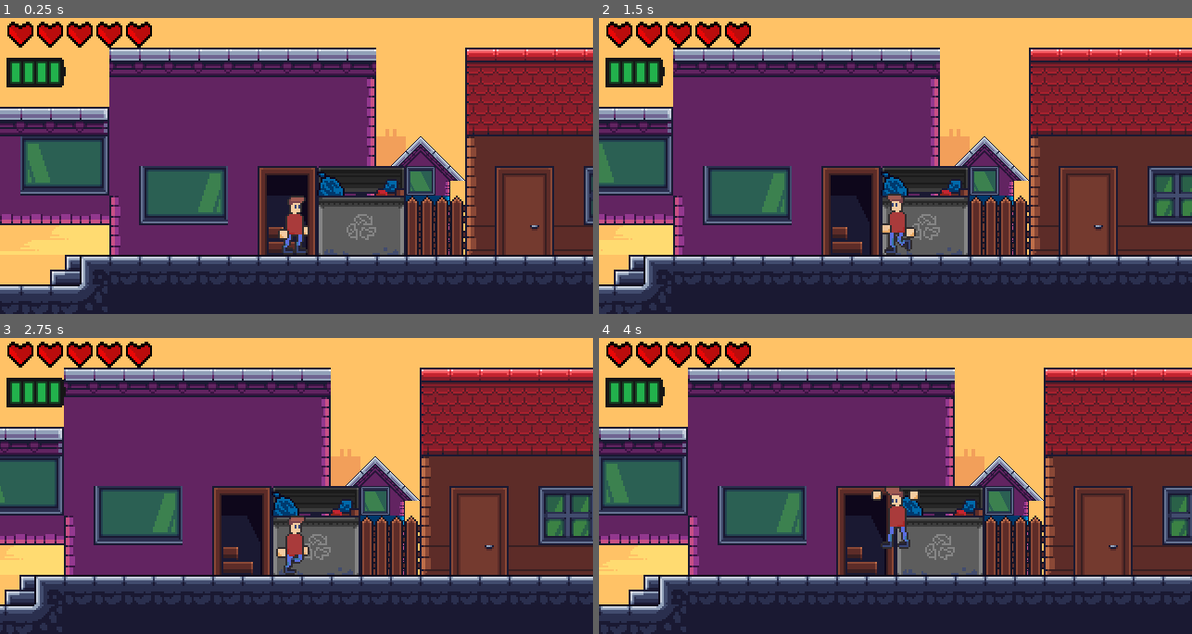
Above: before the commit, frames 1-4 (two rows, left to right).
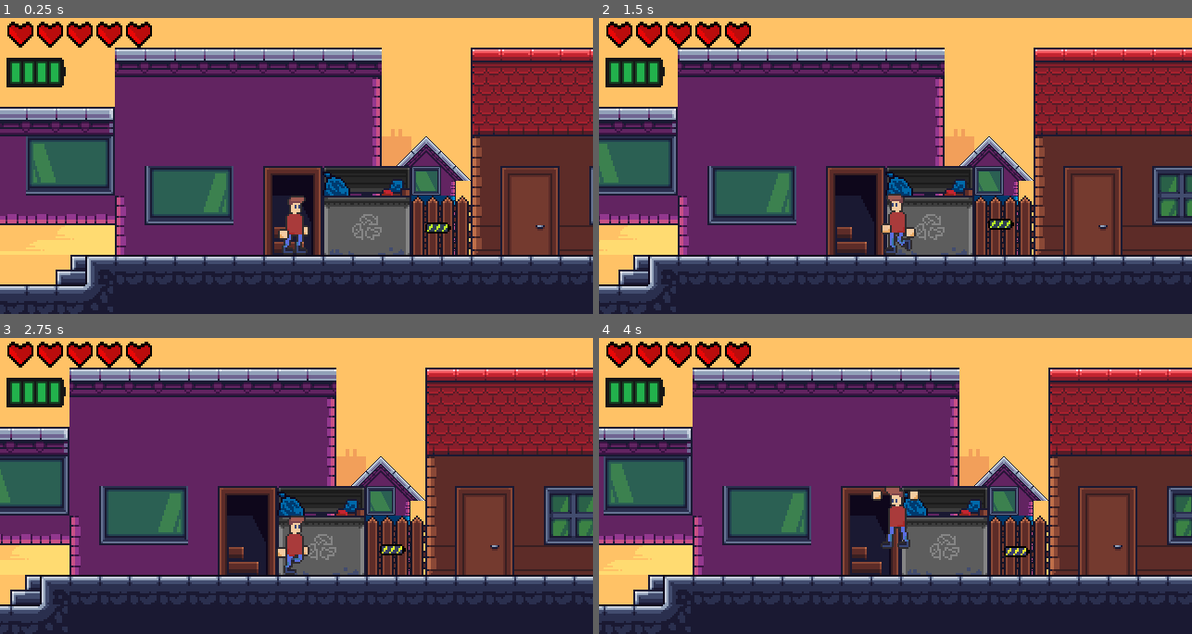
Above: after the commit, the same moments.

Repository: Glow-Project/LostTech
Game: Godot game, scene res://Levels/Level2/Level2.tscn
Two runs of this game, one before a commit and one after it. Both use one fixed random seed, a clock stepped at 60 frames per second and the inputs below. This scene is started directly instead of the project's main scene. Sound files missing from this copy of the repository are replaced by a short silence.
Inputs:
- Up to frame 1 (0.25 s): no input
- Up to frame 2 (1.5 s): tap Enter (ui_accept) at 0.5, 0.77, 1.07 s; hold Right (ui_right) 0.53-1.28 s; tap 1 (1) at 0.6 s; tap 2 (2) at 0.8, 1.35 s; hold Left (ui_left) from 1.28 s (still down)
- Up to frame 3 (2.75 s): tap Enter (ui_accept) at 1.52, 1.82, 2.3 s; tap 3 (3) at 1.55, 2.1 s; release Left (ui_left) at 2.03 s; hold Right (ui_right) from 2.03 s (still down)
- Up to frame 4 (4 s): release Right (ui_right) at 2.78 s; hold Up (ui_up) 2.78-3.53 s; tap Enter (ui_accept) at 2.85, 3.02, 3.32, 3.77 s; tap 1 (1) at 3.05, 3.6 s; hold Left (ui_left) from 3.53 s (still down); tap 2 (2) at 3.8 s

The runs differ from the first frame. In frame 1, 19% of the frame differs, in the area x 0-100%, y 10-100%; in frame 2, 18%; in frame 3, 20%; in frame 4, 18%.

Commit message:
polished

Diff:
--- a/Camera/Camera.tscn
+++ b/Camera/Camera.tscn
@@ -4,6 +4,7 @@
 [ext_resource path="res://HUD/HUD.tscn" type="PackedScene" id=2]
 
 [node name="Camera" type="Camera2D"]
+z_index = 1
 current = true
 script = ExtResource( 1 )
 
--- a/GUI/Exit/Exit.tscn
+++ b/GUI/Exit/Exit.tscn
@@ -35,6 +35,7 @@
 frames = SubResource( 4 )
 animation = "idle"
 speed_scale = 0.5
+playing = true
 
 [connection signal="body_entered" from="." to="." method="_on_Exit_body_entered"]
 [connection signal="body_exited" from="." to="." method="_on_Exit_body_exited"]
--- a/GUI/Finish/Finish.gd
+++ b/GUI/Finish/Finish.gd
@@ -3,6 +3,8 @@
 func _ready():
 	get_node("../HUD").queue_free()
 	LevelSwitch.update_to_next_level()
+	SaveData.achieved_levels.append(LevelSwitch.current_level_number)
+	SaveData.save_data()
 
 func _on_Menu_pressed():
 	Global.is_paused = false
--- a/Items/Walkman/Walkman.gd
+++ b/Items/Walkman/Walkman.gd
@@ -9,22 +9,20 @@
 }
 
 func _process(delta):
-	if (!paused && !current_song.playing):
-		current_song.play()
 	if (!paused):
 		get_parent().load_battery(-delta*required_energy[current_song.name])
 
 func play_song(name):
 	current_song = get_node(name)
-	current_song.play()
-	paused = false
-	proceed_effect(name, true)
+	$Start.play()
 
 func stop_song():
-	current_song.stop()
-	paused = true
-	proceed_effect(current_song.name, false)
-	current_song = null
+	if (current_song != null):
+		current_song.stop()
+		$End.play()
+		paused = true
+		proceed_effect(current_song.name, false)
+		current_song = null
 
 func proceed_effect(name, on):
 	if (on == true):
@@ -41,3 +39,8 @@
 			Global.GRAVITY = 3
 		elif (name == "Techno"):
 			get_parent().SPEED = get_parent().SPEED / 2
+
+func _on_Start_finished():
+	current_song.play()
+	proceed_effect(current_song.name, true)
+	paused = false
--- a/Items/Walkman/Walkman.tscn
+++ b/Items/Walkman/Walkman.tscn
@@ -1,9 +1,11 @@
-[gd_scene load_steps=5 format=2]
+[gd_scene load_steps=7 format=2]
 
 [ext_resource path="res://Items/Walkman/Walkman.gd" type="Script" id=1]
 [ext_resource path="res://Items/Walkman/classic_stuff.wav" type="AudioStream" id=2]
 [ext_resource path="res://Items/Walkman/raggea_loop01.wav" type="AudioStream" id=3]
 [ext_resource path="res://Items/Walkman/daclub.wav" type="AudioStream" id=4]
+[ext_resource path="res://Levels/Level1/TAPE START_17.wav" type="AudioStream" id=5]
+[ext_resource path="res://Levels/Level1/TAPE STOP_20.wav" type="AudioStream" id=6]
 
 [node name="Node2D" type="Node2D"]
 script = ExtResource( 1 )
@@ -14,8 +16,18 @@
 
 [node name="Techno" type="AudioStreamPlayer" parent="."]
 stream = ExtResource( 4 )
-volume_db = -10.721
+volume_db = -5.0
 
 [node name="Raggea" type="AudioStreamPlayer" parent="."]
 stream = ExtResource( 3 )
 volume_db = -10.0
+
+[node name="Start" type="AudioStreamPlayer" parent="."]
+stream = ExtResource( 5 )
+volume_db = -10.0
+
+[node name="End" type="AudioStreamPlayer" parent="."]
+stream = ExtResource( 6 )
+volume_db = -10.0
+
+[connection signal="finished" from="Start" to="." method="_on_Start_finished"]
--- a/Levels/Level1/Level1.gd
+++ b/Levels/Level1/Level1.gd
@@ -7,7 +7,6 @@
 	Global.is_paused = true
 	$AnimationPlayer.play("Outta Club")
 	if "Classic" in SaveData.collected_casettes:
-		pass
 		$Classic.queue_free()
 		$ClassicCasetteIntroduction.queue_free()
 		$CassetteTut.queue_free()
--- a/Levels/Level2/Level2.gd
+++ b/Levels/Level2/Level2.gd
@@ -22,6 +22,7 @@
 	if (body.name == "Player" && !done):
 		done = true
 		Global.is_paused = true
+		$Player/Walkman.stop_song()
 		$AnimationPlayer.play("Fighting Intro")
 
 func _on_AnimationPlayer_animation_finished(anim_name):
--- a/Levels/Level2/Level2.tscn
+++ b/Levels/Level2/Level2.tscn
@@ -1114,11 +1114,10 @@
 tile_data = PoolIntArray( -1310634, 536870933, 0, -1245109, 536870918, 0, -1179564, 44, 0, -1179563, 45, 0, 327686, 536 …(405 unchanged characters)…
 
 [node name="Player" parent="." instance=ExtResource( 4 )]
-position = Vector2( 84.8538, 110.846 )
+position = Vector2( 82.2373, 111.716 )
 
 [node name="Camera" parent="." instance=ExtResource( 3 )]
 position = Vector2( 108.789, 77.5693 )
-z_index = 1
 
 [node name="Puppy" parent="." instance=ExtResource( 10 )]
 position = Vector2( 722.714, 111.452 )
@@ -1145,7 +1144,6 @@
 scale = Vector2( 0.822885, 0.882161 )
 frames = SubResource( 14 )
 animation = "idle"
-frame = 1
 playing = true
 
 [node name="AudioStreamPlayer" type="AudioStreamPlayer" parent="AnimationPlayer"]
@@ -1213,7 +1211,7 @@
 SPEED = 50.0
 
 [node name="Puppy6" parent="." instance=ExtResource( 18 )]
-position = Vector2( 1685.85, -279.258 )
+position = Vector2( 1607.28, -276.877 )
 SPEED = 50.0
 
 [node name="Puppy7" parent="." instance=ExtResource( 18 )]
@@ -1236,60 +1234,6 @@
 "anims/Techno Introduction" = SubResource( 21 )
 "anims/Techno proceed" = SubResource( 22 )
 script = ExtResource( 23 )
-
-[node name="Background" type="Sprite" parent="TechnoAnim"]
-visible = false
-position = Vector2( 1978.69, -305.355 )
-scale = Vector2( 8.68401, 4.61928 )
-texture = ExtResource( 24 )
-
-[node name="Techno" parent="TechnoAnim" instance=ExtResource( 22 )]
-position = Vector2( 1983.64, -303.703 )
-
-[node name="Camera2D" type="Camera2D" parent="TechnoAnim"]
-position = Vector2( 1896.18, -240 )
-
-[node name="Title" type="Label" parent="TechnoAnim"]
-visible = false
-margin_left = 1888.18
-margin_top = -319.32
-margin_right = 2068.18
-margin_bottom = -305.32
-rect_scale = Vector2( 0.3, 0.3 )
-custom_fonts/font = SubResource( 23 )
-text = "The Techno Cassette"
-__meta__ = {
-"_edit_use_anchors_": false
-}
-
-[node name="Description" type="Label" parent="TechnoAnim"]
-visible = false
-margin_left = 2018.51
-margin_top = -296.076
-margin_right = 2198.51
-margin_bottom = -282.076
-rect_scale = Vector2( 0.3, 0.3 )
-custom_fonts/font = SubResource( 23 )
-text = "it's speedrun time"
-__meta__ = {
-"_edit_use_anchors_": false
-}
-
-[node name="Particles2D" type="Particles2D" parent="TechnoAnim"]
-position = Vector2( 1984.12, -303.538 )
-emitting = false
-lifetime = 3.0
-speed_scale = 0.33
-randomness = 1.0
-process_material = SubResource( 24 )
-texture = ExtResource( 27 )
-
-[node name="E" type="AnimatedSprite" parent="TechnoAnim"]
-visible = false
-position = Vector2( 1953.28, -304.559 )
-frames = SubResource( 27 )
-frame = 1
-playing = true
 
 [node name="TechnoTut" type="Label" parent="TechnoAnim"]
 margin_left = 1924.32
@@ -1308,6 +1252,59 @@
 
 [node name="Timer" type="Timer" parent="TechnoAnim/TechnoTut"]
 
+[node name="Background" type="Sprite" parent="TechnoAnim"]
+visible = false
+position = Vector2( 1978.69, -305.355 )
+scale = Vector2( 8.68401, 4.61928 )
+texture = ExtResource( 24 )
+
+[node name="Techno" parent="TechnoAnim" instance=ExtResource( 22 )]
+position = Vector2( 1983.64, -303.703 )
+
+[node name="Camera2D" type="Camera2D" parent="TechnoAnim"]
+position = Vector2( 1896.18, -240 )
+
+[node name="Title" type="Label" parent="TechnoAnim"]
+visible = false
+margin_left = 1888.18
+margin_top = -319.32
+margin_right = 2068.18
+margin_bottom = -305.32
+rect_scale = Vector2( 0.3, 0.3 )
+custom_fonts/font = SubResource( 23 )
+text = "The Techno Cassette"
+__meta__ = {
+"_edit_use_anchors_": false
+}
+
+[node name="Description" type="Label" parent="TechnoAnim"]
+visible = false
+margin_left = 2018.51
+margin_top = -296.076
+margin_right = 2198.51
+margin_bottom = -282.076
+rect_scale = Vector2( 0.3, 0.3 )
+custom_fonts/font = SubResource( 23 )
+text = "it's speedrun time"
+__meta__ = {
+"_edit_use_anchors_": false
+}
+
+[node name="Particles2D" type="Particles2D" parent="TechnoAnim"]
+position = Vector2( 1984.12, -303.538 )
+emitting = false
+lifetime = 3.0
+speed_scale = 0.33
+randomness = 1.0
+process_material = SubResource( 24 )
+texture = ExtResource( 27 )
+
+[node name="E" type="AnimatedSprite" parent="TechnoAnim"]
+visible = false
+position = Vector2( 1953.28, -304.559 )
+frames = SubResource( 27 )
+playing = true
+
 [node name="AudioStreamPlayer" type="AudioStreamPlayer" parent="TechnoAnim"]
 stream = ExtResource( 28 )
 
@@ -1321,6 +1318,12 @@
 [node name="CollisionShape2D" type="CollisionShape2D" parent="TechnoTrigger"]
 position = Vector2( 24.2347, -130.064 )
 shape = SubResource( 20 )
+
+[node name="Battery3" parent="." instance=ExtResource( 15 )]
+position = Vector2( 158.625, 116.356 )
+
+[node name="Battery4" parent="." instance=ExtResource( 15 )]
+position = Vector2( 1631.34, 62.2873 )
 
 [connection signal="body_entered" from="Area2D" to="." method="_on_Area2D_body_entered"]
 [connection signal="animation_finished" from="AnimationPlayer" to="." method="_on_AnimationPlayer_animation_finished"]
--- a/Levels/Level2/SecretLevel.gd
+++ b/Levels/Level2/SecretLevel.gd
@@ -9,7 +9,7 @@
 	pass
 
 # Called every frame. 'delta' is the elapsed time since the previous frame.
-func _process(delta):
+func _process(_delta):
 	if activated && Input.is_action_just_pressed("ui_accept"):
 		Global.is_paused = true
 		$AnimationPlayer.play("elevator_intro")
--- a/Levels/Level2/Shop.gd
+++ b/Levels/Level2/Shop.gd
@@ -5,15 +5,18 @@
 var played = false
 var player_inside = false
 var show_info = false
+var no_cassette = false
 
 func _ready():
 	if "Raggea" in SaveData.collected_casettes:
 		$AnimationPlayer.queue_free()
 		$TriggerRaggeaIntro.queue_free()
 		$Label.queue_free()
+		no_cassette = true
 
 func _process(_delta):
 	if (Input.is_action_just_pressed("ui_accept") &&
+		!no_cassette &&
 		$AnimationPlayer.current_animation == "Raggea Proceed"):
 			$Player/Walkman/Raggea.stop()
 			$AnimationPlayer.play("End Raggea")
@@ -34,6 +37,7 @@
 
 func _on_AnimationPlayer_animation_finished(anim_name):
 	if anim_name == "Intro Raggea":
+		$Player/Walkman.stop_song()
 		$Player/Walkman/Raggea.play()
 		$AnimationPlayer.play("Raggea Proceed")
 	elif anim_name == "End Raggea":
--- a/Levels/Level2/Shop.tscn
+++ b/Levels/Level2/Shop.tscn
@@ -999,8 +999,8 @@
 extents = Vector2( 12.9359, 25.4372 )
 
 [sub_resource type="Gradient" id=26]
-offsets = PoolRealArray( 0.88535, 0.980892, 1 )
-colors = PoolColorArray( 0, 0, 0, 1, 0.949045, 0.949045, 0.949045, 1, 1, 1, 1, 1 )
+offsets = PoolRealArray( 0, 0.00613497, 1 )
+colors = PoolColorArray( 0, 0, 0, 1, 0, 0, 0, 1, 0, 0, 0, 1 )
 
 [sub_resource type="GradientTexture" id=27]
 gradient = SubResource( 26 )
@@ -1121,7 +1121,6 @@
 visible = false
 position = Vector2( 80.9093, 118.424 )
 frames = SubResource( 22 )
-frame = 1
 playing = true
 
 [node name="Particles2D" type="Particles2D" parent="AnimationPlayer"]
--- a/Levels/Level2/TechnoAnim.gd
+++ b/Levels/Level2/TechnoAnim.gd
@@ -21,13 +21,14 @@
 
 func _on_TechnoAnim_animation_finished(anim_name):
 	if anim_name == "Techno Introduction":
+		get_node("../Player/Walkman").stop_song()
 		get_node("../Player/Walkman/Techno").play()
 		play("Techno proceed")
 	elif anim_name == "Techno End":
 		Global.is_paused = false
 
 
-func _on_Techno_body_exited(body):
+func _on_Techno_body_exited(_body):
 	type = true
 
 func _on_Timer_timeout():
--- a/Levels/Level3/Level3.tscn
+++ b/Levels/Level3/Level3.tscn
@@ -825,7 +825,6 @@
 
 [node name="Camera" parent="." instance=ExtResource( 3 )]
 position = Vector2( 81.4692, 69.3948 )
-current = false
 
 [node name="Rain2" type="Particles2D" parent="."]
 position = Vector2( 232.729, -9.56441 )
@@ -841,8 +840,7 @@
 script = ExtResource( 14 )
 
 [node name="Player" parent="." instance=ExtResource( 1 )]
-visible = false
-position = Vector2( 941.08, -49.0869 )
+position = Vector2( 80.554, 92.0242 )
 
 [node name="Area2D" type="Area2D" parent="."]
 position = Vector2( 337.199, 92.0438 )
@@ -867,7 +865,7 @@
 shape = SubResource( 5 )
 
 [node name="Puppy" parent="." instance=ExtResource( 13 )]
-position = Vector2( 739.967, 104.868 )
+position = Vector2( 641.713, 88.759 )
 scale = Vector2( -2, 2 )
 SPEED = 0.0
 
@@ -901,13 +899,14 @@
 "anims/Bridge destruction" = SubResource( 8 )
 
 [node name="Bridge" type="TileMap" parent="AnimationPlayer"]
+position = Vector2( 0, 89.992 )
 tile_set = SubResource( 9 )
 cell_size = Vector2( 16, 16 )
 format = 1
 tile_data = PoolIntArray( 327715, 1, 0, 327716, 1, 0, 327717, 1, 0, 327718, 1, 0, 393251, 0, 0, 393252, 0, 0, 393253, 0, 0, 393254, 0, 0 )
 
 [node name="Camera2D" type="Camera2D" parent="AnimationPlayer"]
-position = Vector2( 544.394, 80 )
+position = Vector2( 544, 80 )
 
 [node name="PlayBridgeDestruction" type="Area2D" parent="."]
 
@@ -939,7 +938,6 @@
 z_index = 1
 frames = ExtResource( 24 )
 animation = "fly"
-frame = 2
 playing = true
 __meta__ = {
 "_edit_lock_": true
@@ -995,7 +993,6 @@
 [node name="Camera2D" type="Camera2D" parent="END"]
 position = Vector2( 1023.19, 1500.45 )
 z_index = 1
-current = true
 
 [node name="Rain" type="Particles2D" parent="END/Camera2D"]
 position = Vector2( 43.4121, -20.2552 )
@@ -1198,7 +1195,6 @@
 position = Vector2( 1016.65, 1563.24 )
 scale = Vector2( 10.739, 1.97546 )
 frames = SubResource( 31 )
-frame = 2
 playing = true
 
 [node name="brokenGlass" type="AudioStreamPlayer2D" parent="END"]
--- a/Menu/Sub/LevelSelector/LevelSelector.gd
+++ b/Menu/Sub/LevelSelector/LevelSelector.gd
@@ -17,7 +17,8 @@
 	LevelSwitch.set_current_level(num)
 	get_tree().change_scene("res://Levels/%s/%s.tscn" % [LevelSwitch.current_level, LevelSwitch.current_level])
 
-func _on_LevelSelector_draw():
+
+func _on_LevelSelector_visibility_changed():
 	if 1 in SaveData.achieved_levels:
 		$Level1.visible = true
 	else:
--- a/Menu/Sub/LevelSelector/LevelSelector.tscn
+++ b/Menu/Sub/LevelSelector/LevelSelector.tscn
@@ -76,7 +76,7 @@
 "_edit_use_anchors_": false
 }
 
-[connection signal="draw" from="." to="." method="_on_LevelSelector_draw"]
+[connection signal="visibility_changed" from="." to="." method="_on_LevelSelector_visibility_changed"]
 [connection signal="pressed" from="Level1" to="." method="_on_Level1_pressed"]
 [connection signal="pressed" from="Level2" to="." method="_on_Level2_pressed"]
 [connection signal="pressed" from="Level3" to="." method="_on_Level3_pressed"]
--- a/Menu/Sub/Options/Options.gd
+++ b/Menu/Sub/Options/Options.gd
@@ -7,5 +7,4 @@
 func _on_Reset_pressed():
 	SaveData.reset()
 	SaveData.load_data()
-	get_parent().get_node("LevelSelector")._on_LevelSelector_draw()
 	$Reset.visible = false
--- a/project.godot
+++ b/project.godot
@@ -110,3 +110,7 @@
 quality/intended_usage/framebuffer_allocation.mobile=0
 2d/snapping/use_gpu_pixel_snap=true
 environment/default_environment="res://default_env.tres"
+
+[world]
+
+2d/cell_size=16
Not shown: 4 places in GUI/Finish/Finish.tscn that only renumber resources
Not shown: 1 places in Levels/Level2/Level2.tscn that only renumber resources
Binary file changed: Logo.png
